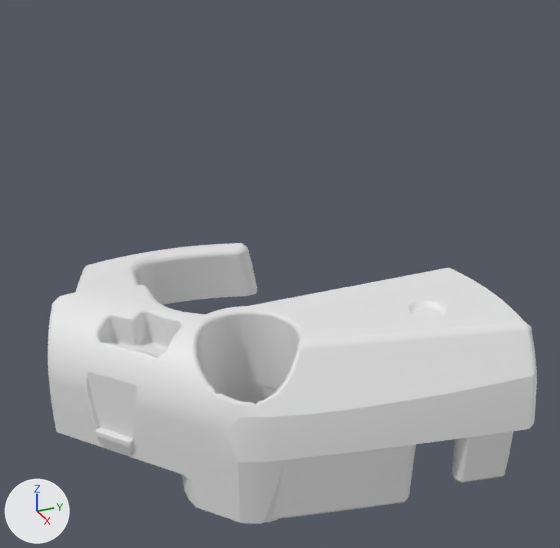
Renders of the OBJ model PadForge.App/3DModels/SteamController/RightGrip.obj from each side of a commit.
Before and after are seen from a camera (50 mm lens) standing at (106.6, -15.4, 37.8) and looking at (51.6, 9.3, 10.3). The lights are fixed; the arrows at lower left show +X, +Y and +Z. The picture after the commit comes second. Where no turn or scale is listed for an object, it has been applied to the vertices. Vertices at exactly the same position are counted once.

Script lines for the objects in view, before the commit:
```python
me_rightgrip = bpy.data.meshes.new('RightGrip')
me_rightgrip.from_pydata(...)  # 2186 vertices, 4371 faces; spans x 36.1..74.3, y -11.2..19.8, z 1.7..13.4
ob_rightgrip = bpy.data.objects.new('RightGrip', me_rightgrip)
ob_rightgrip.location = (0.0, 0.0, 0.0)
```
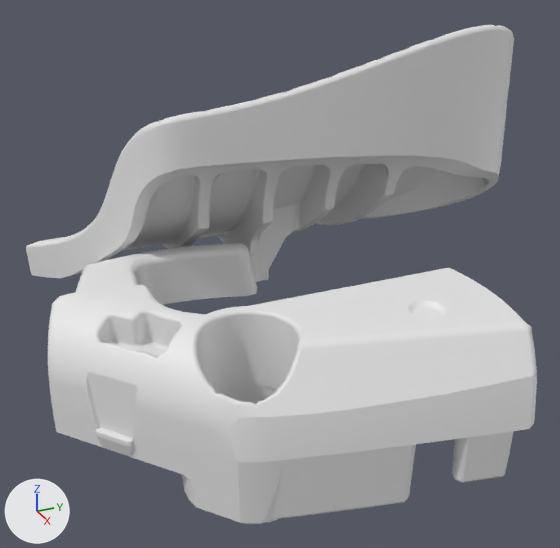
Commit message: 2015 grip paddles are the rear cover's flared wings

What differs and where, as boxes [x1, y1, x2, y2] in the pictures (560 x 548 px):
```json
{"object": "RightGrip", "change": "reshaped", "before": [48, 243, 537, 524], "after": [26, 25, 537, 524], "on screen": "77% taller"}
{"part": 1, "of": "me_rightgrip", "change": "added", "after": [26, 25, 514, 282]}
```

The change, as JSON lines over the scene's bpy script:
```json
{"block": "me_rightgrip", "where": "# used by ob_rightgrip; location = (0.0, 0.0, 0.0)"}
{"op": "remove", "block": "me_rightgrip", "code": "me_rightgrip.from_pydata(...)  # 2186 vertices, 4371 faces; spans x 36.1..74.3, y -11.2..19.8, z 1.7..13.4"}
{"op": "add", "block": "me_rightgrip", "code": "me_rightgrip.from_pydata(...)  # 4629 vertices, 9160 faces; spans x 27.3..74.3, y -11.2..37.3, z 1.7..29.0"}
{"block": "me_rightgrip", "change": "me_rightgrip part 1: a new loose piece of 2443 vertices spanning x 27.3..48.1, y -9.1..37.3, z 3.7..29.0"}
```
